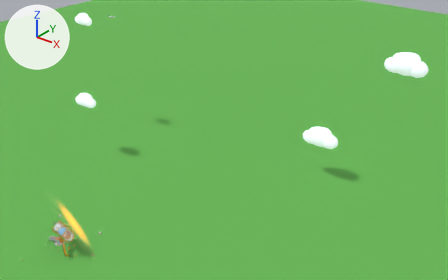
Renders of the Blender file assets/thumbnail/thumbnail.blend from each side of a commit.
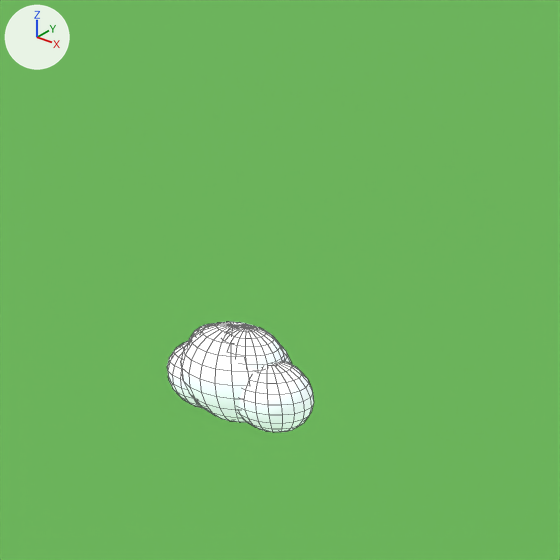
The first picture shows the older version from a camera (50 mm lens) standing at (1720.0, -970.0, 1377.0) and looking at (353.0, 739.0, 317.0). The close-ups show the older and then the newer version on the part from 12% to 29% of the width and 17% to 45% of the height of that picture. Only the edits that show in the close-ups are written down. The lights are fixed; the arrows at upper left show +X, +Y and +Z. The close-ups show mesh edges as thin lines.

The older version as bpy lines, for what is in view:
```python
me_city_ground_001 = bpy.data.meshes.new('City_Ground.001')
me_city_ground_001.from_pydata(...)  # 40 vertices, 34 faces; spans x -183.0..183.0, y -183.0..183.0, z -2.0..0.0
me_city_ground_001.materials.append(mat_wo_palette)
me_cloud0 = bpy.data.meshes.new('Cloud0')
me_cloud0.from_pydata(...)  # a UV sphere (20 segments, 11 rings, poles along z) spanning x -42.1..42.1, y -30.3..30.3, z -32.3..32.3; a UV sphere (20 segments, 11 rings, poles along z) spanning x 1.2..63.4, y -22.4..22.4, z -31.4..16.4; a UV sphere (20 segments, 11 rings, poles along z) spanning x -61.7..-2.9, y -21.2..21.2, z -32.1..13.1; a UV sphere (20 segments, 11 rings, poles along z) spanning x -12.5..39.7, y -18.8..18.8, z -5.7..34.3; a UV sphere (20 segments, 11 rings, poles along z) spanning x -40.1..6.1, y -16.7..16.7, z -7.6..28.0
me_cloud0.materials.append(mat_cloudwhite)  # white #eaeef8, glowing white #eaeef8
ob_city_ground_001 = bpy.data.objects.new('City_Ground.001', me_city_ground_001)
ob_city_ground_001.location = (0.0, 1500.0, 0.0)
ob_city_ground_001.scale = (16.0, 16.0, 1.0)
ob_cloud0 = bpy.data.objects.new('Cloud0', me_cloud0)
ob_cloud0.location = (-430.0, 700.0, 300.0)
```
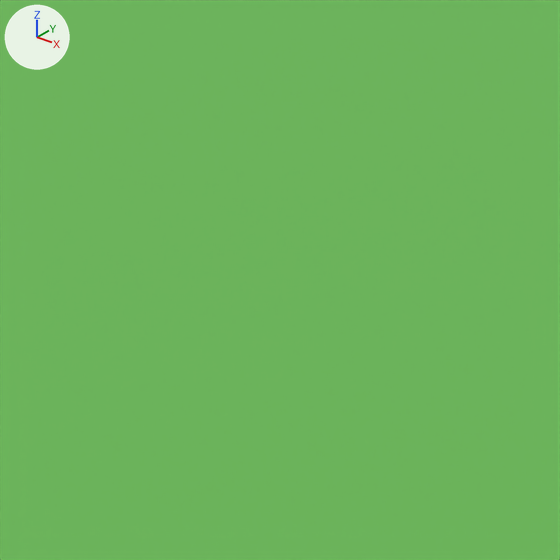
What the commit changed:
me_cloud0 is used by ob_cloud0; location (-430.0, 700.0, 300.0).
me_cloud0 had 1010 vertices, 1100 faces and spanned x -61.7..63.4, y -30.3..30.3, z -32.3..34.3.
me_cloud0 now has 1010 vertices, 1100 faces and spans x -72.6..74.6, y -35.6..35.6, z -38.0..40.4.
me_cloud0 part 1: the loose piece of 202 vertices spanning x -42.1..42.1, y -30.3..30.3, z -32.3..32.3 is deleted.
me_cloud0 part 2: the loose piece of 202 vertices spanning x -40.1..6.1, y -16.7..16.7, z -7.6..28.0 is deleted.
me_cloud0 part 3: the loose piece of 202 vertices spanning x 1.2..63.4, y -22.4..22.4, z -31.4..16.4 is deleted.
me_cloud0 part 4: the loose piece of 202 vertices spanning x -61.7..-2.9, y -21.2..21.2, z -32.1..13.1 is deleted.
me_cloud0 part 5: the loose piece of 202 vertices spanning x -12.5..39.7, y -18.8..18.8, z -5.7..34.3 is deleted.
Other edits to the shape of me_cloud0 do not show in these pictures.
Object 'Cloud0' (ob_cloud0) moves from (-430.0, 700.0, 300.0) to (980.0, 900.0, 720.0).

What differs and where, as boxes (x1, y1, x2, y2) in the close-ups (560 x 560 px):
'Cloud0', reshaped, moved (not visible afterwards)
    before: (167, 322, 314, 432)
part 1 of me_cloud0, deleted
    before: (181, 322, 292, 422)
part 2 of me_cloud0, deleted (mostly hidden)
    before: (188, 324, 211, 343)
part 3 of me_cloud0, deleted
    before: (239, 361, 314, 432)
part 4 of me_cloud0, deleted
    before: (167, 341, 203, 408)
part 5 of me_cloud0, deleted
    before: (226, 325, 284, 370)
